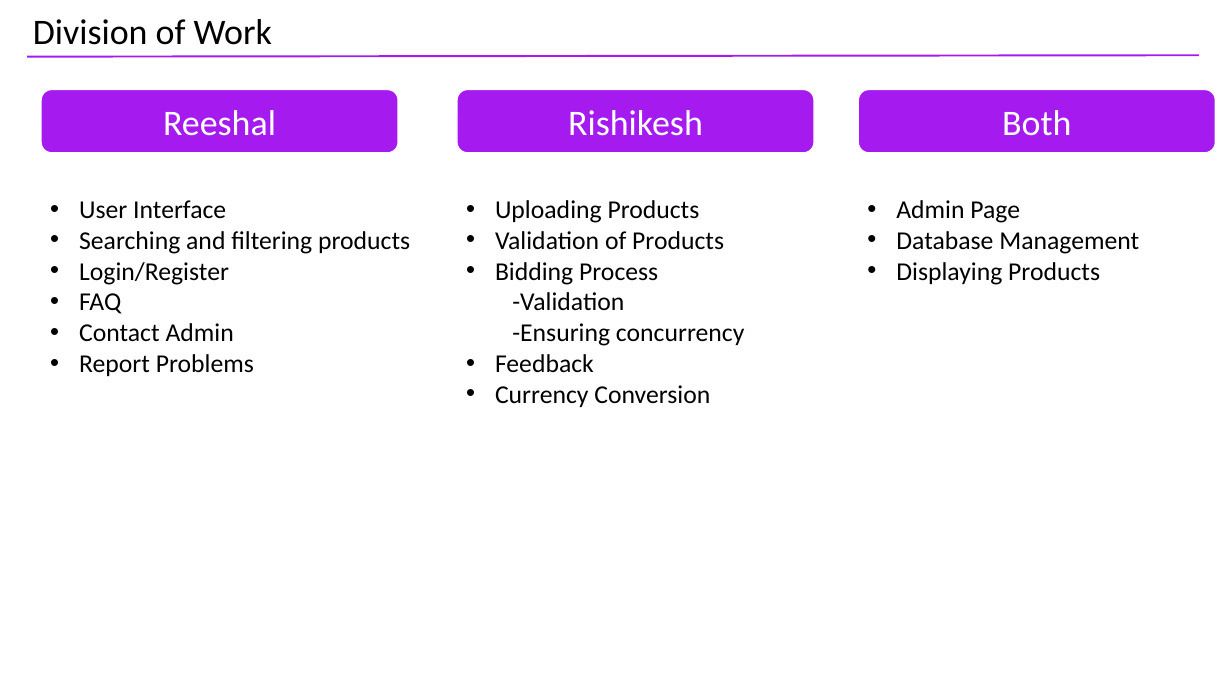
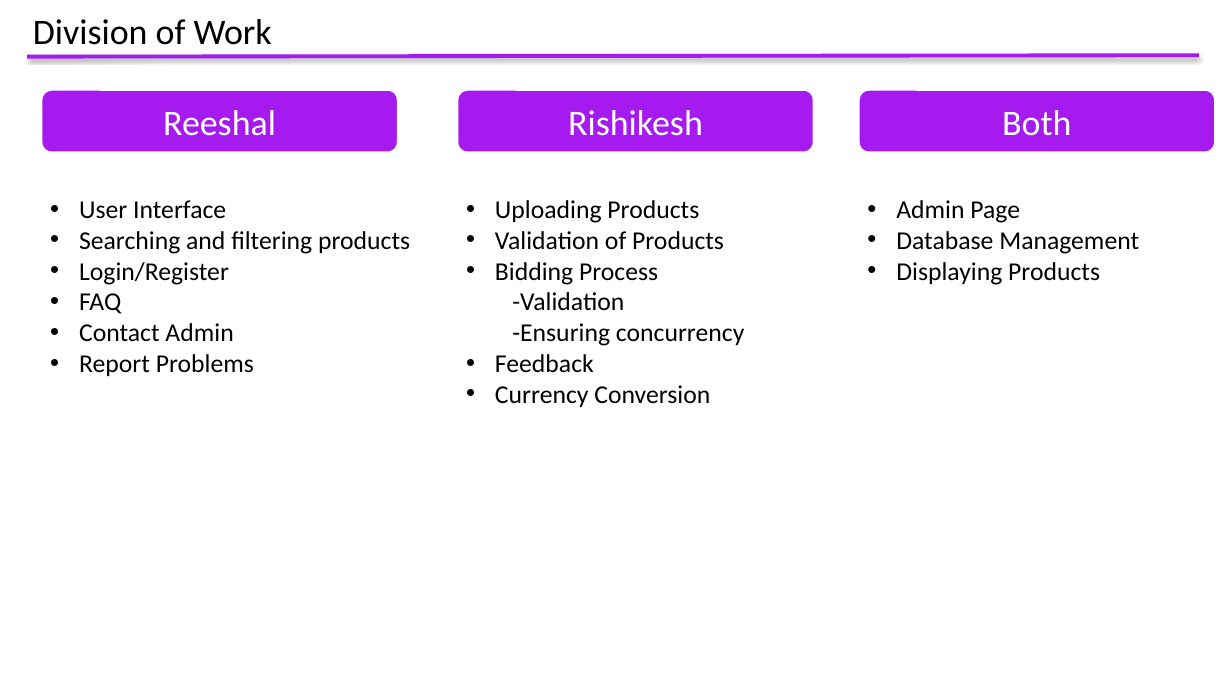
Before and after one commit to reeshal/Web-Assignment, a slide deck: slide 5 of AuctionHouse .pptx. Drawn at 1232x693 pixels with LibreOffice and Linux fonts; fonts in the diff are those of the drawing. Boxes give left, top, right and bottom in pixels: in the first picture for what was removed or moved away, otherwise in the second. Text is boxed around its words. In the diff, an @@ line names an element or a change of style, - is before the commit and + after.

```diff
--- a/AuctionHouse .pptx
+++ b/AuctionHouse .pptx
@@ line (27, 56) - (1200, 55): stroke #A51AEF 1.5 pt to #A51AEF 3 pt @@
```
Also in this commit, not shown: 3 other slides changed, 4 other files.
